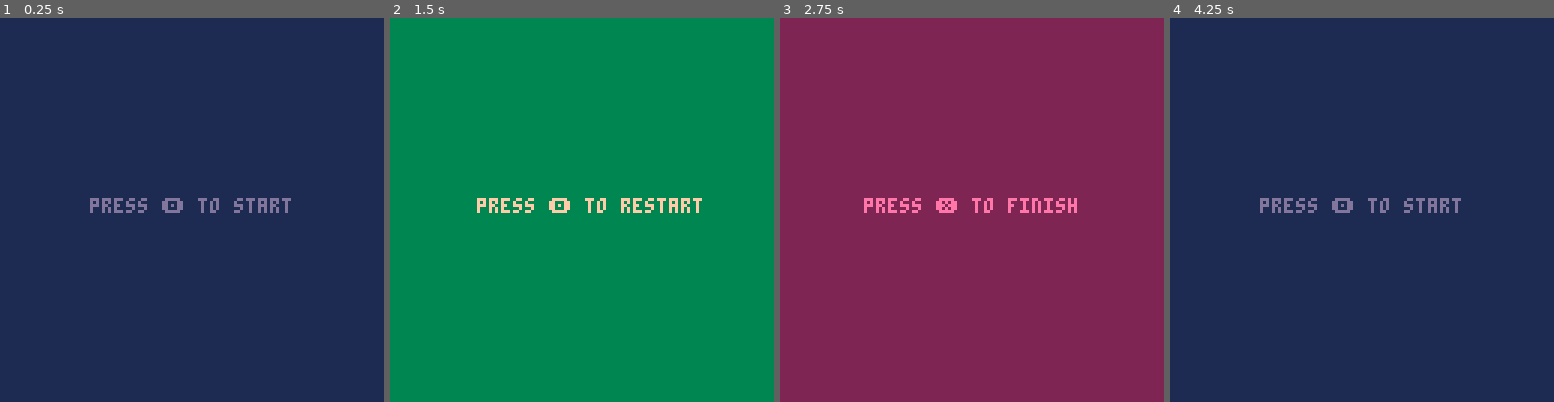
Above: before the commit, frames 1-4 (left to right).
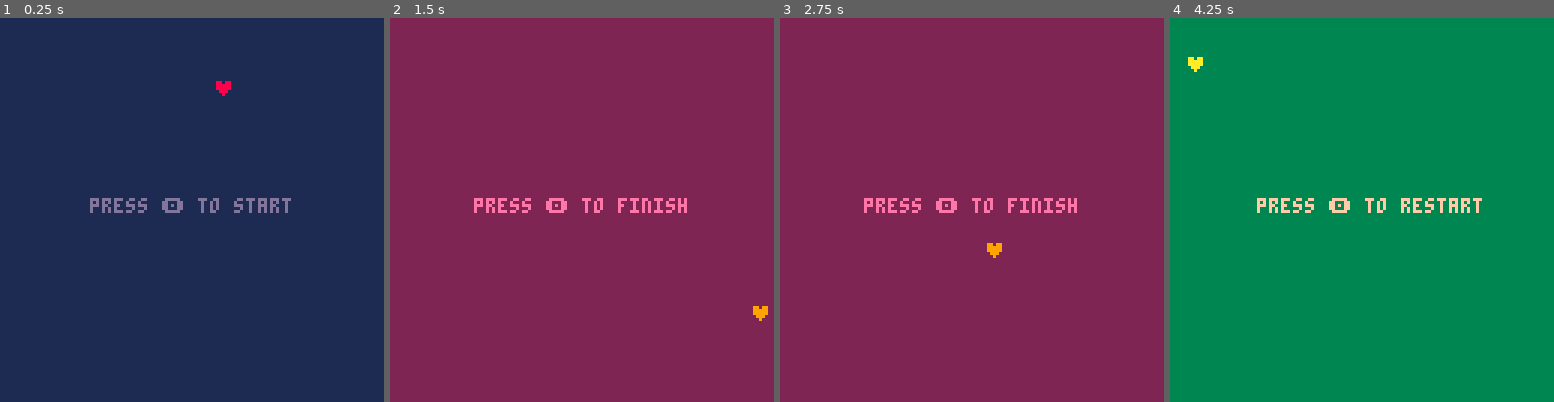
Above: after the commit, the same moments.

Repository: nicolasmbronner/pico-8
Game: PICO-8 cartridge prototypes/state machine proto.p8
Same seed, same stepped clock (60 frames per second), same inputs: the game is played once before the commit and once after it.
Inputs:
- Up to frame 1 (0.25 s): no input
- Up to frame 2 (1.5 s): tap X (X key) at 0.33, 1.07 s; tap O (Z key) at 0.7 s
- Up to frame 3 (2.75 s): tap O (Z key) at 1.7, 2.1, 2.5 s; tap X (X key) at 1.85 s
- Up to frame 4 (4.25 s): tap O (Z key) every 0.4 s from 2.9 to 4.1 s; tap X (X key) at 2.97, 4.08 s

The runs differ from the first frame. In frame 1, 0.1% of the frame differs, in the area x 56-61%, y 16-21%; in frame 2, 100%, in the area x 0-100%, y 0-100%; in frame 3, 0.1%; in frame 4, 100%.

Commit message:
Better State Machine Prototype
This State Machine prototype shows more efficiently the link between separation and coherence between the elements and mechanics of the game

Diff:
--- a/prototypes/state machine proto.p8
+++ b/prototypes/state machine proto.p8
@@ -9,16 +9,21 @@
 --global init function
 
 function _init()
+	--♥ variables
+	heart_x, heart_y =60,5
+	heart_dx,heart_dy=0.7,1
 
-	--define initial mode
-	mode = "menu"
+	--current state
+	mode="menu"
 end
 
 
 
 --global update function
 
-function _update()
+function _update60()
+	--update ♥ pos independently
+	update_heart()
 
 	--go to:update "menu"
 	if mode=="menu" then
@@ -51,6 +57,9 @@
 	elseif mode=="end" then
 		draw_end()
 	end
+
+	--draw ♥ independently
+	draw_heart()
 end
 
 
@@ -79,20 +89,21 @@
 --"game" state functions
 
 function update_game()
-	if btnp(❎) then
+	if btnp(🅾️) then
 		mode = "end"
 	end
 end
 
+
 function draw_game()
 	cls(2)
-	print("press ❎ to finish",
+	print("press 🅾️ to finish",
 	28,60,14)
 end
 
 
 
--- "end" state functions
+--"end" state functions
 
 function update_end()
 	if btnp(🅾️) then
@@ -100,10 +111,61 @@
 	end
 end
 
+
 function draw_end()
 	cls(3)
 	print("press 🅾️ to restart",
 	29,60,15)
+end
+
+
+
+--###########################--
+--#        functions        #--
+--###########################--
+
+
+--update heart
+
+function update_heart()
+
+	--mouvement
+	heart_x+=heart_dx
+	heart_y+=heart_dy
+
+	-- boundaries
+	if heart_x<0 or
+	heart_x>122 then
+		heart_dx=-heart_dx
+	end
+
+	if heart_y<0 or
+	heart_y>122 then
+		heart_dy=-heart_dy
+	end
+end
+
+
+
+--draw heart
+
+function draw_heart()
+
+	local color
+
+	if mode=="menu" then
+		color=8
+
+	elseif mode=="game" then
+		color=9
+
+	elseif mode=="end" then
+		color=10
+
+	end
+
+	print("♥",heart_x,heart_y,
+	color)
 end
 __gfx__
 00000000000000000000000000000000000000000000000000000000000000000000000000000000000000000000000000000000000000000000000000000000
